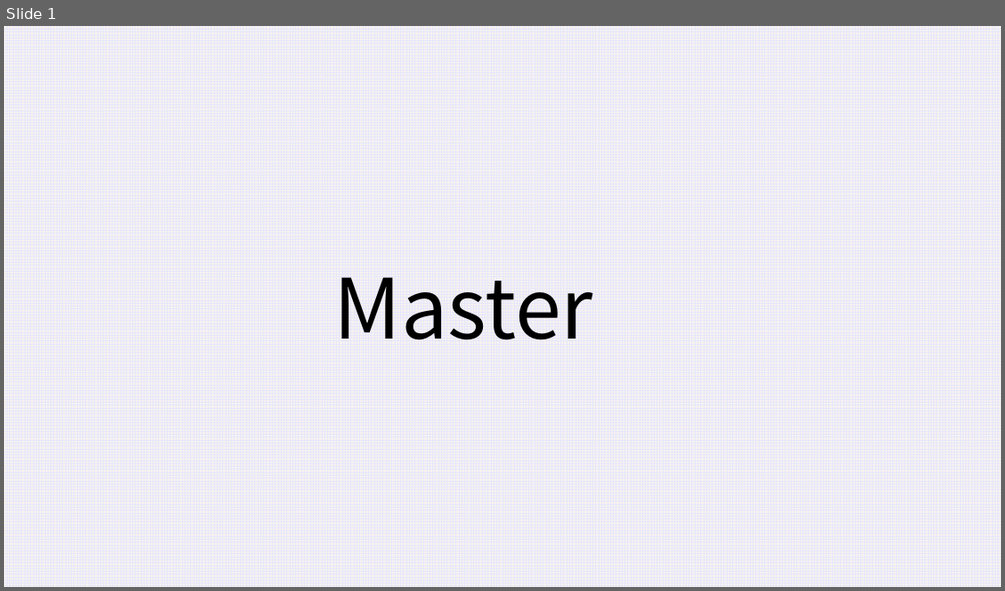
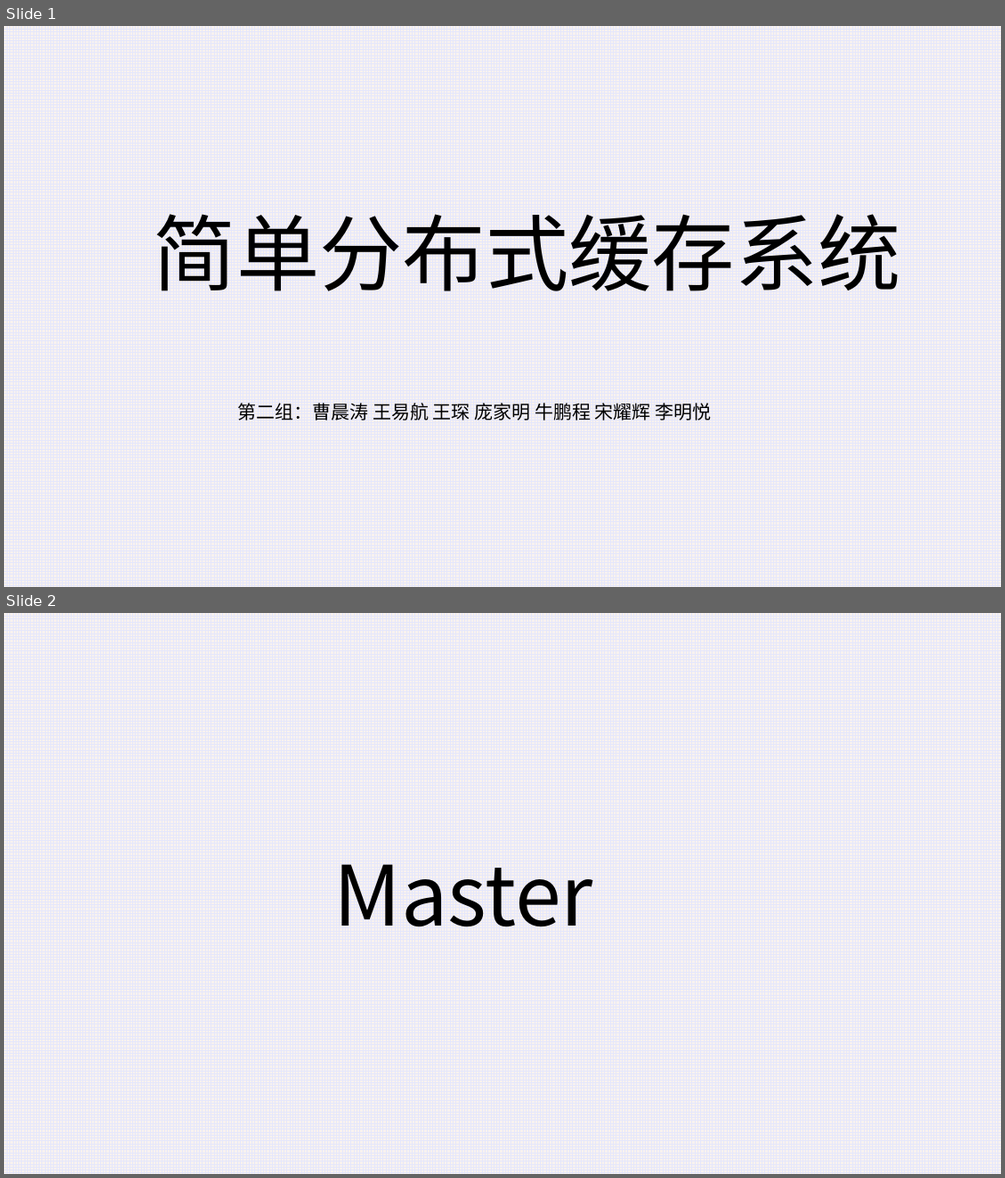
Before and after one commit to Aboriginer/Simple-distributed-cache-system, a slide deck: 报告_v1.0.pptx. Shown one above the other, each under a label of ours: slide 1 before the commit, slides 1 and 2 after it. The pictures are 1005x591 and 1005x1178 pixels, drawn with LibreOffice and Linux fonts; fonts in the diff are those of the drawing. Boxes give left, top, right and bottom in pixels: in the first picture for what was removed or moved away, otherwise in the second. Text is boxed around its words. In the diff, an @@ line names an element or a change of style, - is before the commit and + after.

```diff
--- a/报告_v1.0.pptx
+++ b/报告_v1.0.pptx
@@ slide 1 added at [4,26,1001,587], background pattern #E5E7FB on #F8F2EF @@
@@ text added at [154,214,901,291], 80 pt, text #000000 @@
+简单分布式缓存系统
@@ text added at [237,402,712,420], 18 pt, text #000000 @@
+第二组：曹晨涛 王易航 王琛 庞家明 牛鹏程 宋耀辉 李明悦
@@ what was slide 1 is now slide 2 @@
```
Also in this commit, not shown: 6 slides changed, 2 other slides added, 2 slides removed.
